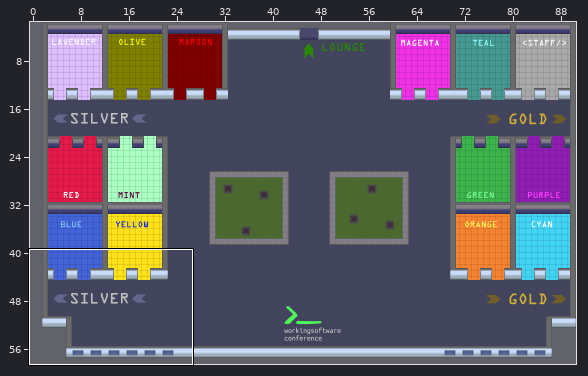
Two versions of a level (Tiled map, working-software.tmx). Above: a wide view before the commit, with the close-up outlined.
Close-up. Before the commit:
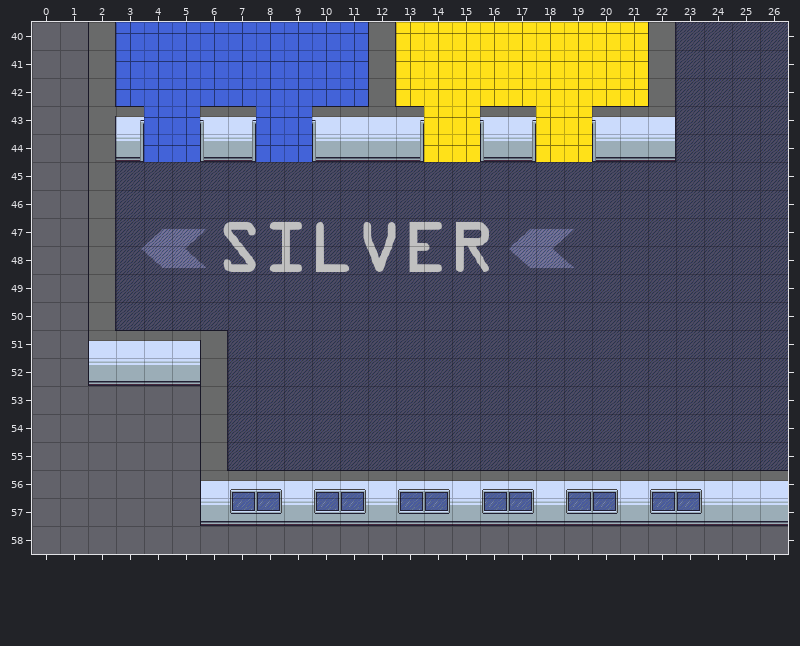
Cells are 32x32 px. Shown: x 0..26, y 40..58. The commit also changed other parts of the map, which this record leaves out.
Once edited:
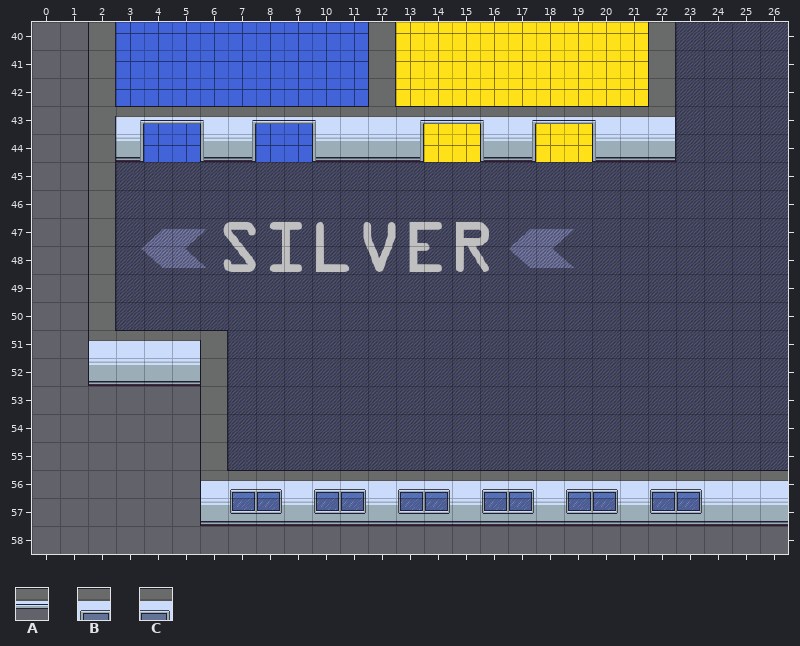
Key: from "foreground": A 1217, B 5215, C 5216.
_ is an empty cell, . an unchanged one.
Tiles of an added or newly shown layer are drawn over the layers below it.
Log entry: Fix bar background & main foreground
Diff:
--- layer "foreground" (now shown)
@@ x 4..19 @@
-43 __..__....__..__
+43 AA..AA....AA..AA
@@ x 7..23 @@
-56 __.__.__.__.__.__
+56 BC.BC.BC.BC.BC.BC
